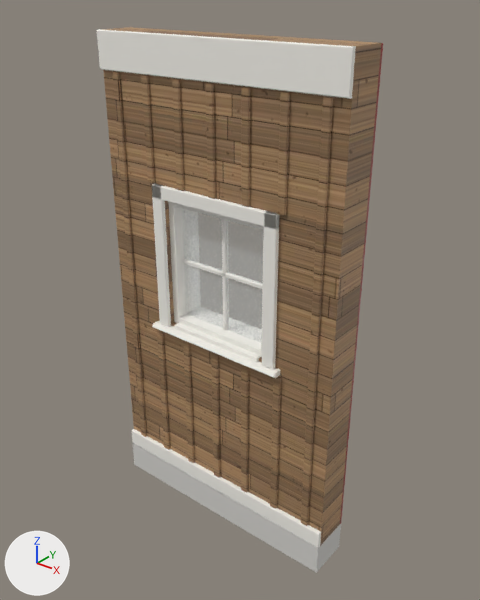
One commit to the glTF model kits/armazem/pieces/barn_wall_window.glb: the scene before it, then after it.
Both versions are drawn from a 50 mm lens placed at (2.83, -3.25, 3.92), pointed at (0.07, 0.2, 1.78). Every picture has the same lights, and +X, +Y and +Z are marked at lower left. The first picture is the older version. Where no turn or scale is listed for an object, it has been applied to the vertices.

Objects in the first picture: 'barn_wall_window_barn', 'barn_wall_window_concrete', 'barn_wall_window_frame', 'barn_wall_window_glass', 'barn_wall_window_planks', 'barn_wall_window_trim'.
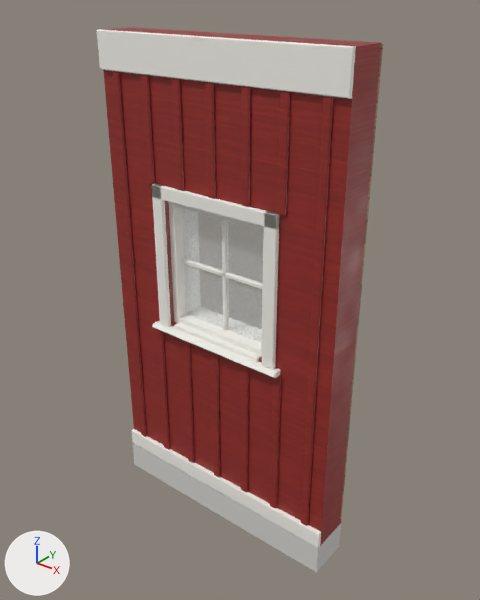
Where the newer file only moved an object's origin or applied its transform, the numbers keep the older frame.

What differs and where, as boxes [x1, y1, x2, y2] in the pictures (480 x 600 px):
```json
{"object": "barn_wall_window_barn", "change": "surface changed", "before": [103, 27, 381, 546], "after": [103, 27, 381, 546], "on screen": "brown to red"}
```

The change, as JSON lines over the scene's bpy script:
```json
{"block": "mat_barn", "where": "n2 = _N.new('ShaderNodeTexImage'); n2.name = 'Image Texture'"}
{"op": "set", "path": "n2.image", "old": "img_image_4", "new": "img_image_0"}
{"block": "mat_barn", "where": "n5 = _N.new('ShaderNodeTexImage'); n5.name = 'Image Texture.001'"}
{"op": "set", "path": "n5.image", "old": "img_image_7", "new": "img_image_3"}
{"block": "mat_barn", "where": "n7 = _N.new('ShaderNodeTexImage'); n7.name = 'Image Texture.002'"}
{"op": "set", "path": "n7.image", "old": "img_image_5", "new": "img_image_1"}
```
